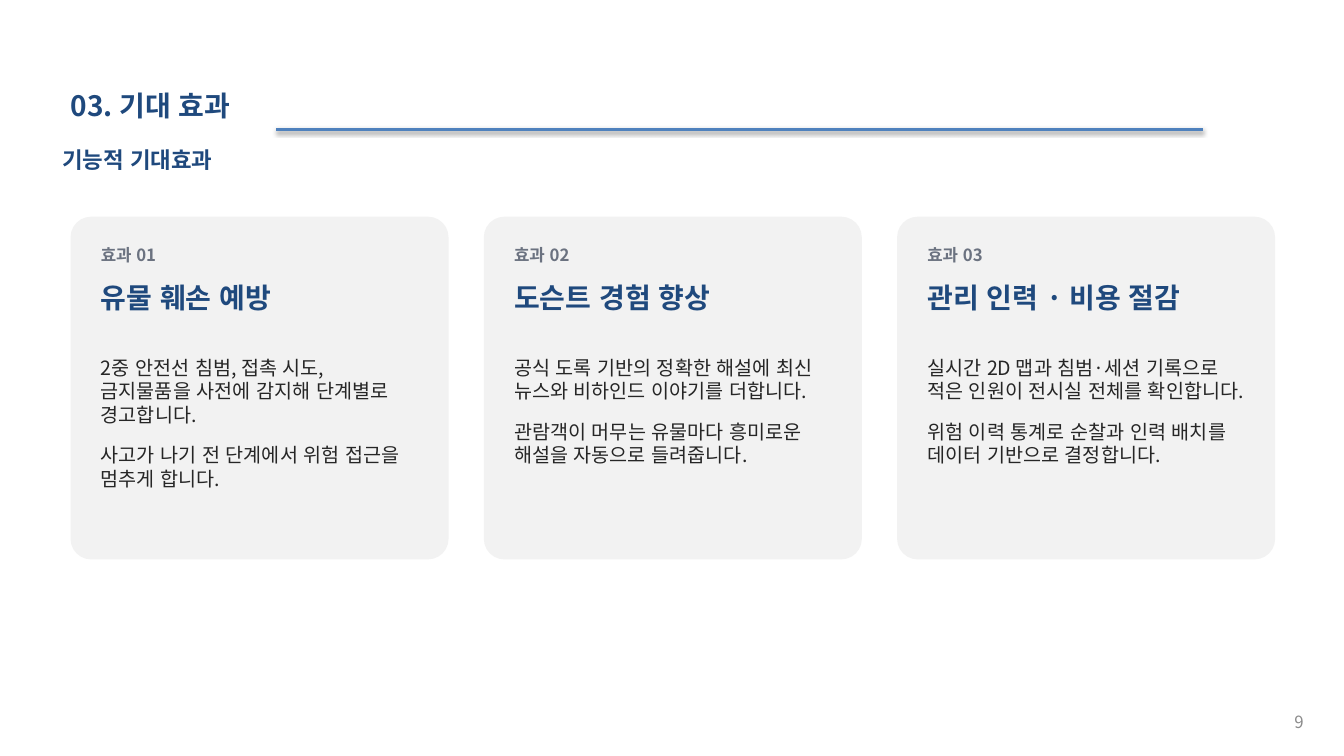
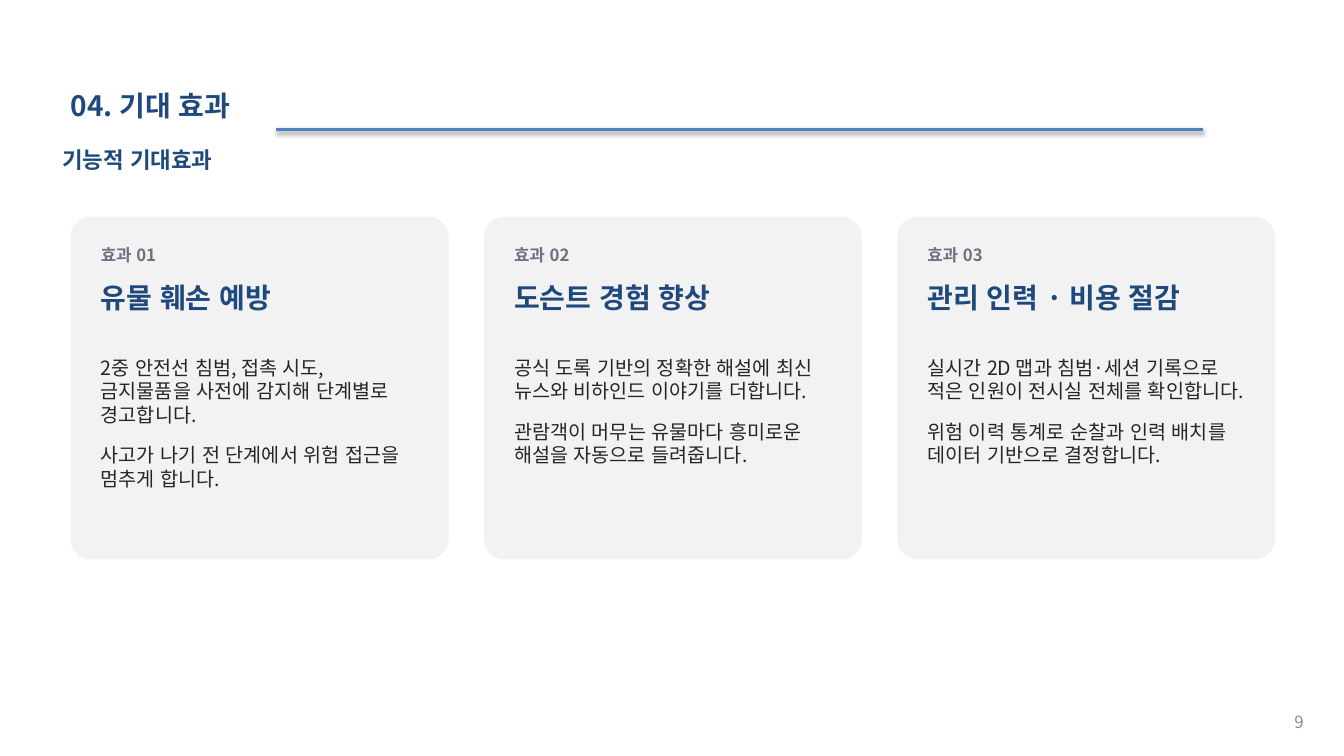
Before and after one commit to selkis4u/smart-museum-aiagent, a slide deck: slide 9 of docs/requirements/3조_스마트박물관_AI_Agent_기획서_v0.6.pptx. Drawn at 1344x756 pixels with LibreOffice and Linux fonts; fonts in the diff are those of the drawing. Boxes give left, top, right and bottom in pixels: in the first picture for what was removed or moved away, otherwise in the second. Text is boxed around its words. In the diff, an @@ line names an element or a change of style, - is before the commit and + after.

```diff
--- a/docs/requirements/3조_스마트박물관_AI_Agent_기획서_v0.6.pptx
+++ b/docs/requirements/3조_스마트박물관_AI_Agent_기획서_v0.6.pptx
@@ text at [71,92,231,119]: text changed @@
-03. 기대 효과
+04. 기대 효과
```
Also in this commit, not shown: 9 other slides changed, 23 other files.
